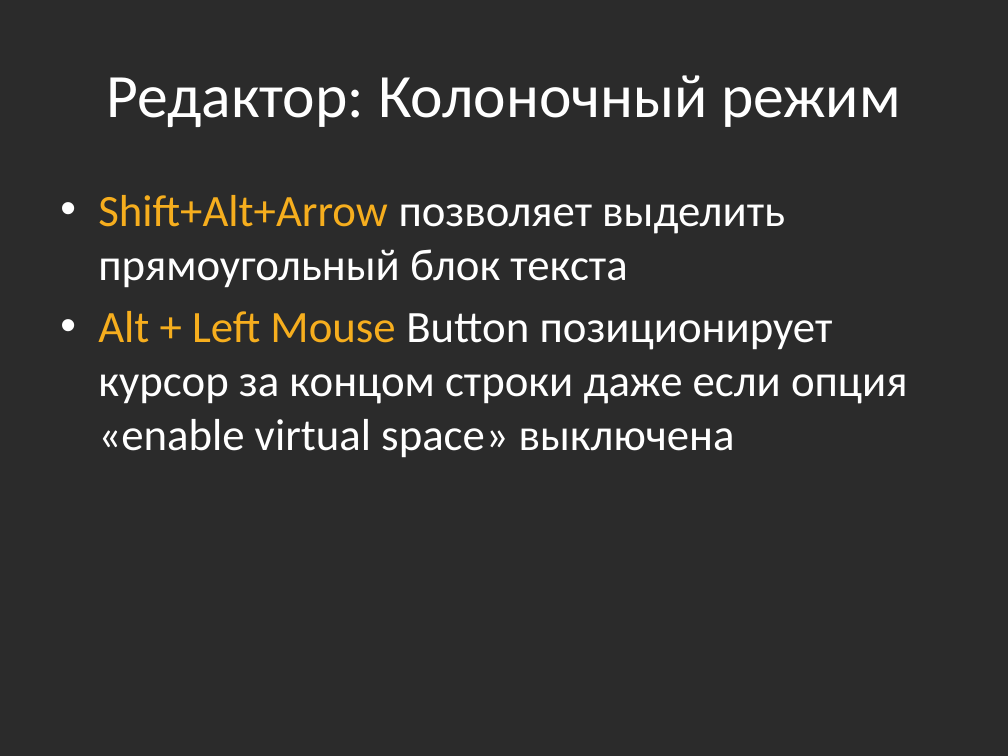
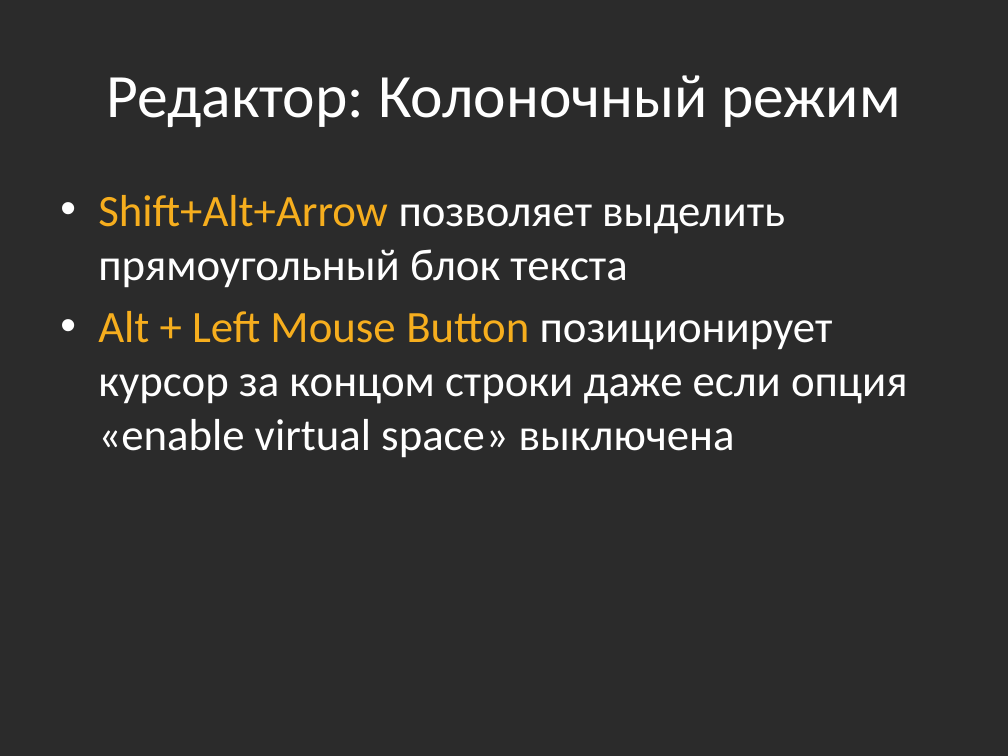
Before and after one commit to bazile/Training, a slide deck: slide 22 of Presentation/tools-visual-studio.pptx (slide 21 before the commit). Drawn at 1008x756 pixels with LibreOffice and Linux fonts; fonts in the diff are those of the drawing; background and template pictures are left out; a plain dark background stands for a picture behind light text. Boxes give left, top, right and bottom in pixels: in the first picture for what was removed or moved away, otherwise in the second. Text is boxed around its words. In the diff, an @@ line names an element or a change of style, - is before the commit and + after.

```diff
--- a/Presentation/tools-visual-studio.pptx
+++ b/Presentation/tools-visual-studio.pptx
@@ text at bbox=[98, 311, 908, 458]: text colour #FFFFFF to #F6AE1E in "Button" @@
```
Also in this commit, not shown: 1 other slide changed, 1 slide added.
